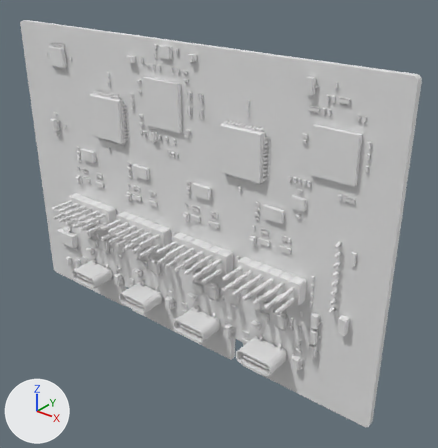
What one commit did to the glTF model site/assets/pcb/data-port-x4-v2.glb.
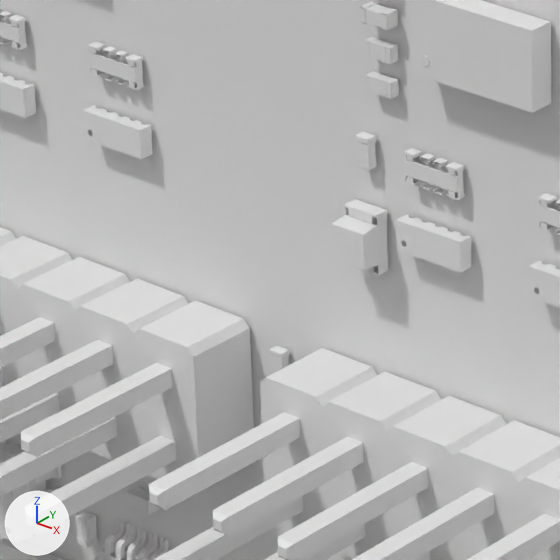
The first picture shows the older version from a camera (50 mm lens) standing at (133.8, -91.6, 19.8) and looking at (58.5, 2.5, -38.6). The close-ups show the older and then the newer version on the part from 31% to 49% of the width and 41% to 58% of the height of that picture. Only the edits that show in the close-ups are written down. The axes (+X, +Y, +Z) are drawn at lower left. The lights are the same throughout. Materials are left out; every surface is plain grey. Where no turn or scale is listed for an object, it has been applied to the vertices. Vertices at exactly the same position are counted once.
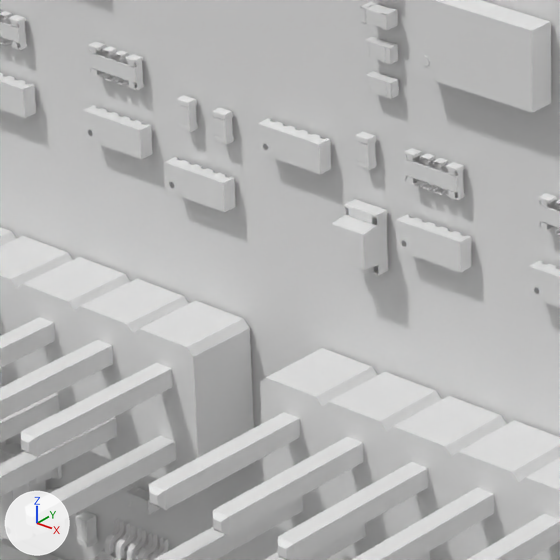
The change in detail:
me_mesh_0 is used by ob_mesh_0; location (0.0, 6.09, -70.0).
me_mesh_0 had 56372 vertices, 93076 faces and spanned x 0.0..100.0, y -16.2..0.0, z 0.0..70.0.
me_mesh_0 now has 59740 vertices, 97020 faces and spans x 0.0..100.0, y -16.2..0.0, z 0.0..70.0.
me_mesh_0 part 1: the loose piece of 92 vertices spanning x 48.8..49.3, y -8.0..-7.7, z 27.1..28.0 is moved by (-3.5, 0.0, 7.5).
me_mesh_0 part 2: the loose piece of 92 vertices spanning x 48.8..49.3, y -8.0..-7.7, z 21.4..22.4 is moved by (-2.0, 0.0, 13.1).
me_mesh_0 part 3: the loose piece of 202 vertices spanning x 54.2..56.7, y -8.2..-7.7, z 33.1..34.1 is copied, and the copy is moved by (-5.5, 0.0, 1.6); it spans x 48.8..51.2, y -8.2..-7.7, z 34.7..35.7.
me_mesh_0 part 4: the loose piece of 202 vertices spanning x 41.3..43.8, y -8.2..-7.7, z 33.1..34.1 is copied, and the copy is moved by (3.5, 0.0, -0.8); it spans x 44.8..47.2, y -8.2..-7.7, z 32.3..33.3.
Other edits to the shape of me_mesh_0 do not show in these pictures.

Location of each change, [x1, y1, x2, y2] in pixels of the close-ups (560 x 560 px; the box of a moved part takes in the faces that stretch with it):
part 1 of me_mesh_0, moved or reshaped
    before: [269, 346, 289, 375]
    after: [177, 95, 198, 132]
part 2 of me_mesh_0, moved or reshaped (mostly hidden before)
    before: [276, 528, 286, 540]
    after: [213, 108, 234, 145]
part 3 of me_mesh_0, added
    after: [257, 118, 331, 174]
part 4 of me_mesh_0, added
    after: [164, 157, 236, 212]
